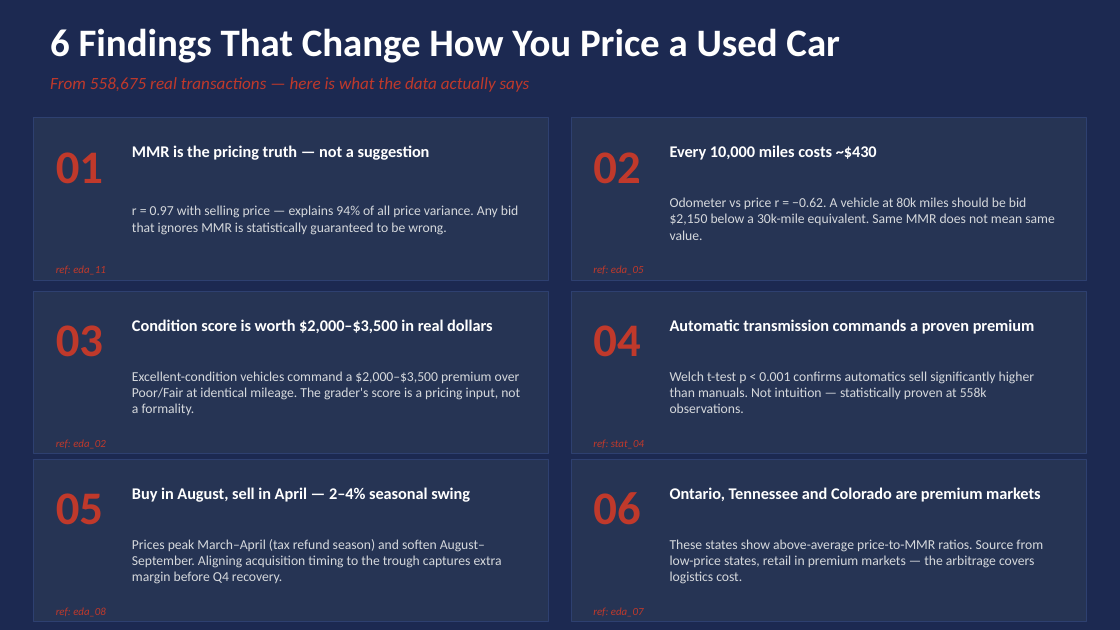
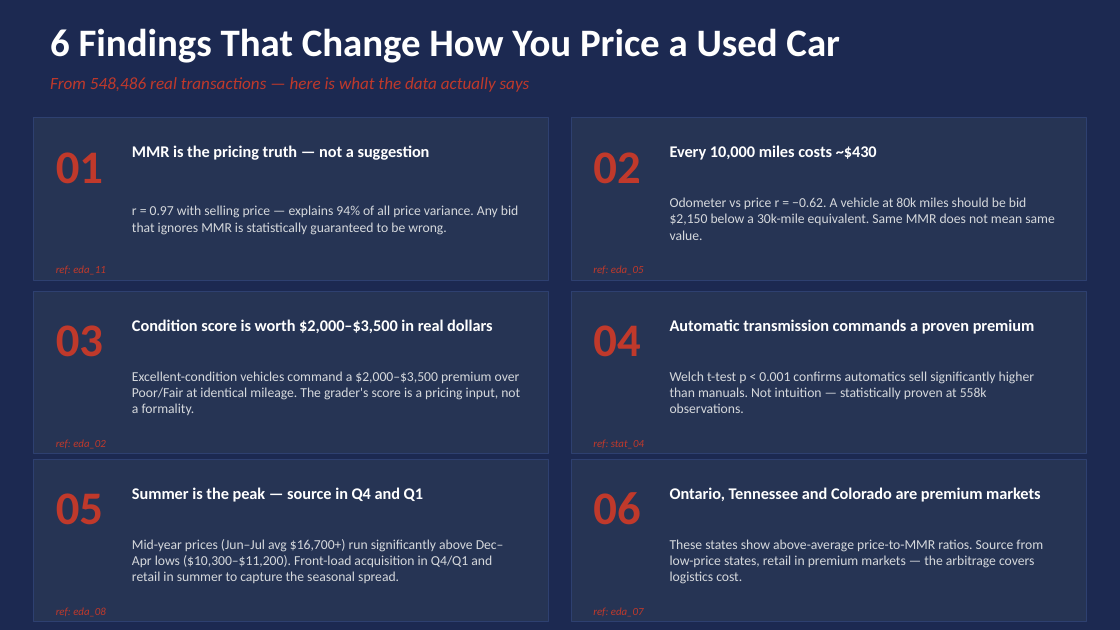
Before and after one commit to Abhinavbajpai30/SectionB_TeamG4_JudgingACarByItsCover, a slide deck: slide 5 of reports/presentation.pptx. Drawn at 1120x630 pixels with LibreOffice and Linux fonts; fonts in the diff are those of the drawing. Boxes give left, top, right and bottom in pixels: in the first picture for what was removed or moved away, otherwise in the second. Text is boxed around its words. In the diff, an @@ line names an element or a change of style, - is before the commit and + after.

```diff
--- a/reports/presentation.pptx
+++ b/reports/presentation.pptx
@@ text at <box>50,77,530,92</box>: text changed @@
-From 558,675 real transactions — here is what the data actually says
+From 548,486 real transactions — here is what the data actually says
@@ text at <box>132,487,423,502</box>: text changed @@
-Buy in August, sell in April — 2–4% seasonal swing
+Summer is the peak — source in Q4 and Q1
@@ text at <box>132,539,504,583</box>: text changed @@
-Prices peak March–April (tax refund season) and soften August–September. Aligning acquisition timing to the trough captures extra margin before Q4 recovery.
+Mid-year prices (Jun–Jul avg $16,700+) run significantly above Dec–Apr lows ($10,300–$11,200). Front-load acquisition in Q4/Q1 and retail in summer to capture the seasonal spread.
```
Also in this commit, not shown: 6 other slides changed, 3 other files.
